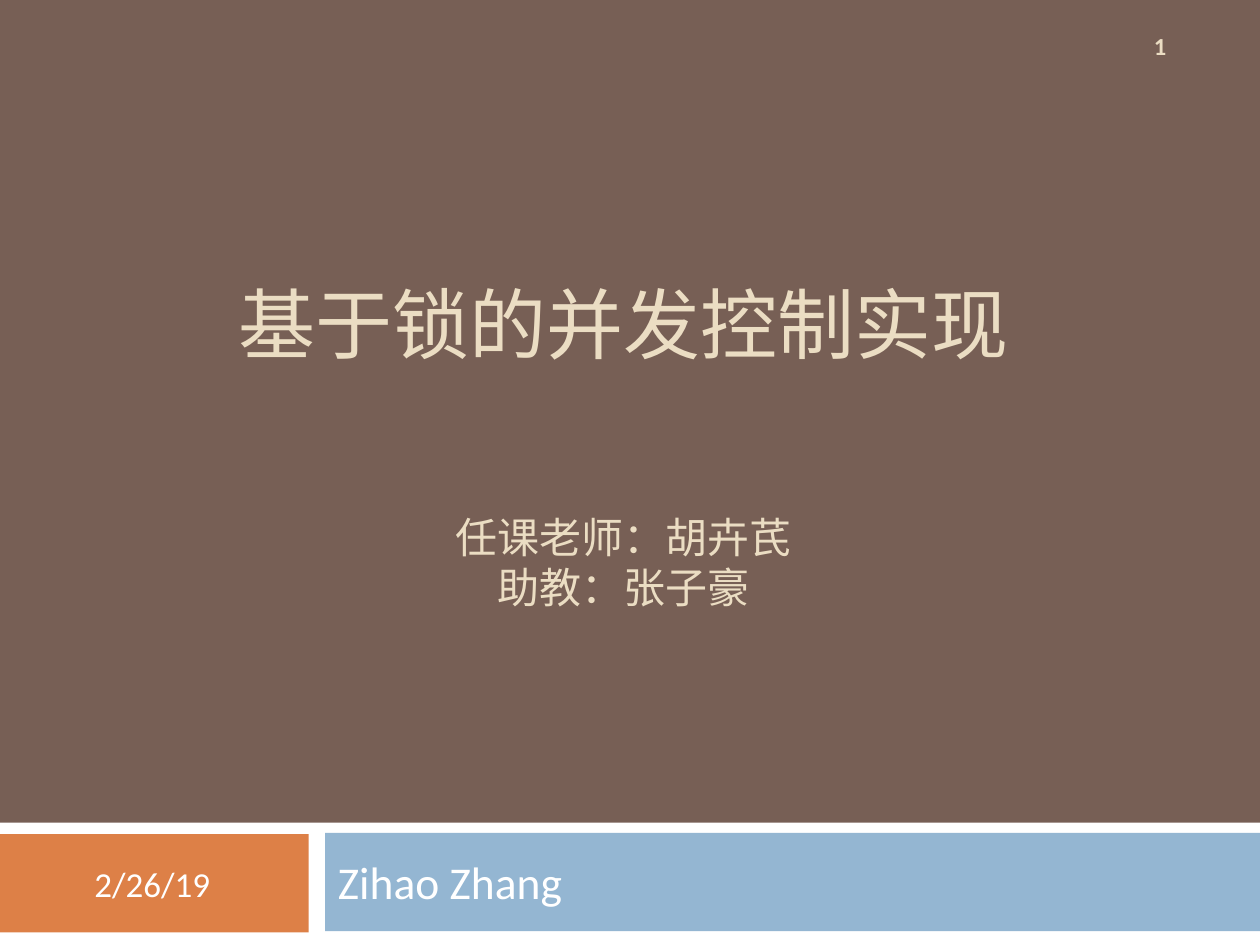
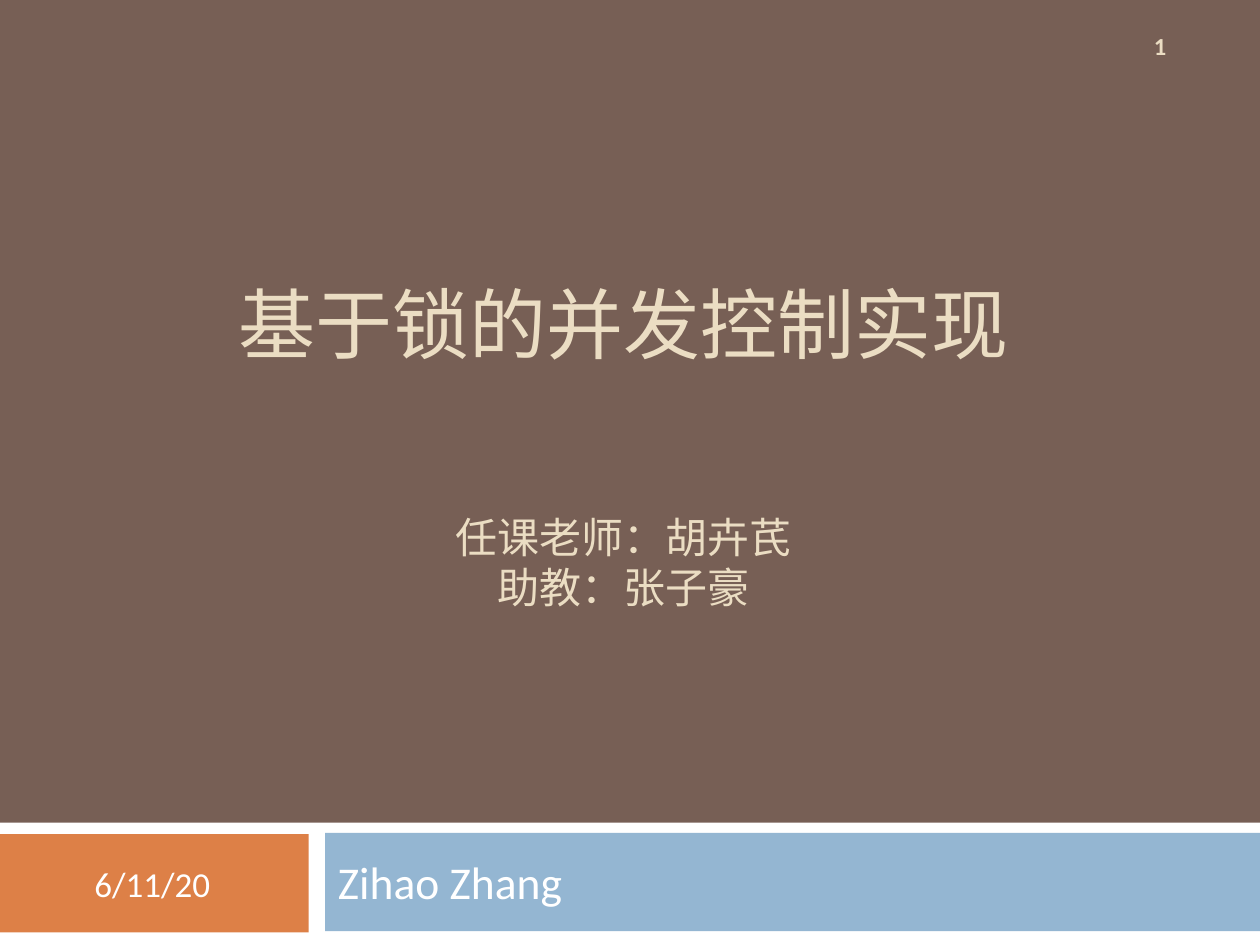
Before and after one commit to ZhangZihao270/DaSE_DBMS_Implemention, a slide deck: slide 1 of 并发控制/cc_lock/sildes/cc_lock.pptx. Drawn at 1260x945 pixels with LibreOffice and Linux fonts; fonts in the diff are those of the drawing. Boxes give left, top, right and bottom in pixels: in the first picture for what was removed or moved away, otherwise in the second. Text is boxed around its words. In the diff, an @@ line names an element or a change of style, - is before the commit and + after.

```diff
--- a/并发控制/cc_lock/sildes/cc_lock.pptx
+++ b/并发控制/cc_lock/sildes/cc_lock.pptx
@@ text at bbox=[94, 872, 210, 899]: text changed @@
-2/26/19
+6/11/20
```
Also in this commit, not shown: 12 other slides changed, 30 other files.
